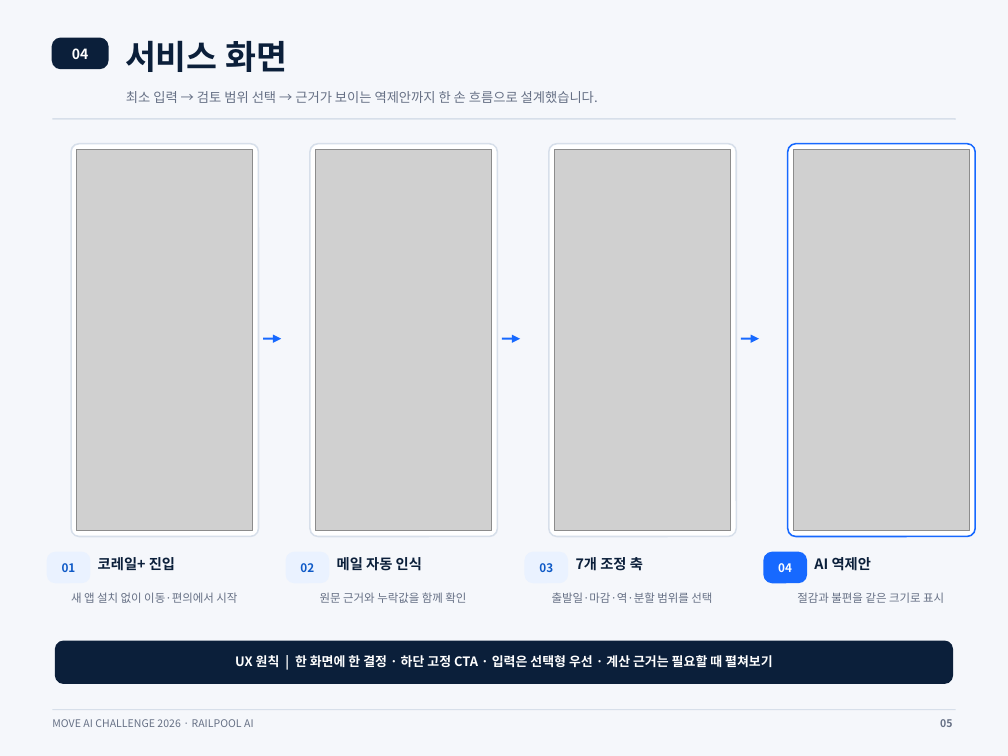
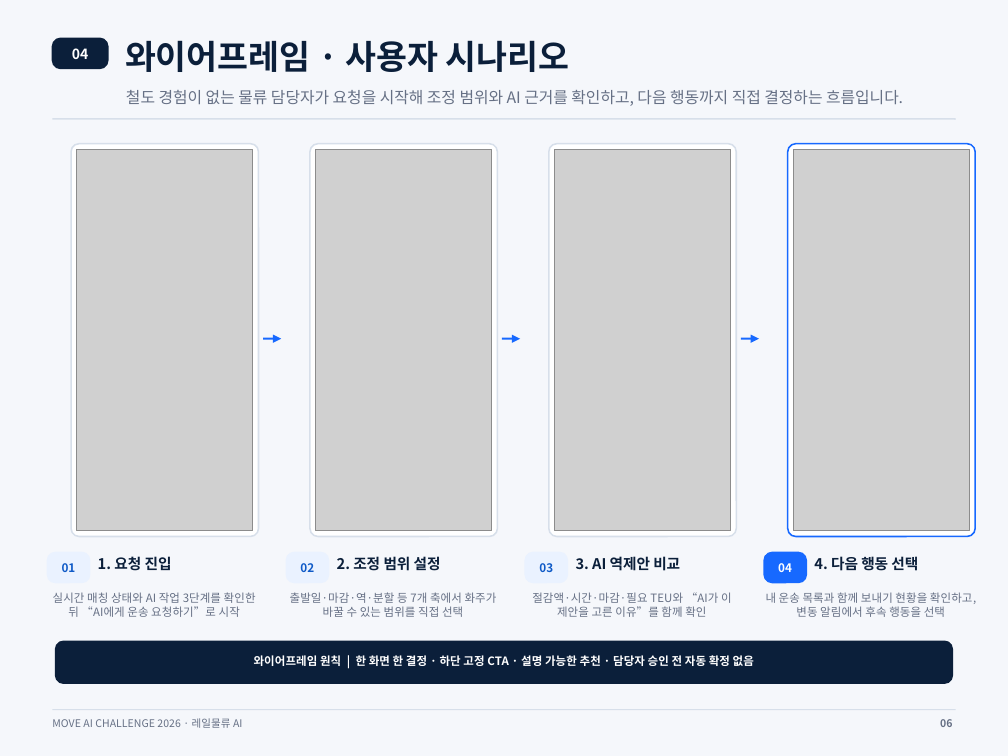
Before and after one commit to tory-win/Galaxy_Express_99, a slide deck: slide 6 of RAILPOOL_AI_최종결과보고서_RailFit내용반영본_편집본.pptx (slide 5 before the commit). Drawn at 1008x756 pixels with LibreOffice and Linux fonts; fonts in the diff are those of the drawing; grey boxes stand for pictures. Boxes give left, top, right and bottom in pixels: in the first picture for what was removed or moved away, otherwise in the second. Text is boxed around its words. In the diff, an @@ line names an element or a change of style, - is before the commit and + after.

```diff
--- a/RAILPOOL_AI_최종결과보고서_RailFit내용반영본_편집본.pptx
+++ b/RAILPOOL_AI_최종결과보고서_RailFit내용반영본_편집본.pptx
@@ text at (125, 40, 570, 72): text changed @@
-서비스 화면
+와이어프레임 · 사용자 시나리오
@@ text at (126, 90, 903, 106): text changed; size 9.5 to 11.2 pt @@
-최소 입력 → 검토 범위 선택 → 근거가 보이는 역제안까지 한 손 흐름으로 설계했습니다.
+철도 경험이 없는 물류 담당자가 요청을 시작해 조정 범위와 AI 근거를 확인하고, 다음 행동까지 직접 결정하는 흐름입니다.
@@ text at (98, 556, 172, 571): text changed; size 10.2 to 10.5 pt @@
-코레일+ 진입
+1. 요청 진입
@@ text at (337, 556, 441, 571): text changed; size 10.2 to 10.5 pt @@
-메일 자동 인식
+2. 조정 범위 설정
@@ text at (576, 556, 680, 571): text changed; size 10.2 to 10.5 pt @@
-7개 조정 축
+3. AI 역제안 비교
@@ text at (814, 556, 918, 571): text changed; size 10.2 to 10.5 pt @@
-AI 역제안
+4. 다음 행동 선택
@@ text at (53, 592, 256, 617): text changed @@
-새 앱 설치 없이 이동·편의에서 시작
+실시간 매칭 상태와 AI 작업 3단계를 확인한 뒤 “AI에게 운송 요청하기”로 시작
@@ text at (290, 592, 497, 617): text changed @@
-원문 근거와 누락값을 함께 확인
+출발일·마감·역·분할 등 7개 축에서 화주가 바꿀 수 있는 범위를 직접 선택
@@ text at (532, 592, 732, 617): text changed @@
-출발일·마감·역·분할 범위를 선택
+절감액·시간·마감·필요 TEU와 “AI가 이 제안을 고른 이유”를 함께 확인
@@ text at (766, 592, 976, 617): text changed @@
-절감과 불편을 같은 크기로 표시
+내 운송 목록과 함께 보내기 현황을 확인하고, 변동 알림에서 후속 행동을 선택
@@ text at (254, 655, 754, 666): text changed; size 9.2 to 8.2 pt @@
-UX 원칙 | 한 화면에 한 결정 · 하단 고정 CTA · 입력은 선택형 우선 · 계산 근거는 필요할 때 펼쳐보기
+와이어프레임 원칙 | 한 화면 한 결정 · 하단 고정 CTA · 설명 가능한 추천 · 담당자 승인 전 자동 확정 없음
@@ text at (52, 718, 243, 728): text changed @@
-MOVE AI CHALLENGE 2026 · RAILPOOL AI
+MOVE AI CHALLENGE 2026 · 레일물류 AI
```
Also in this commit, not shown: 10 other slides changed, 1 slide added, 1 other file.
